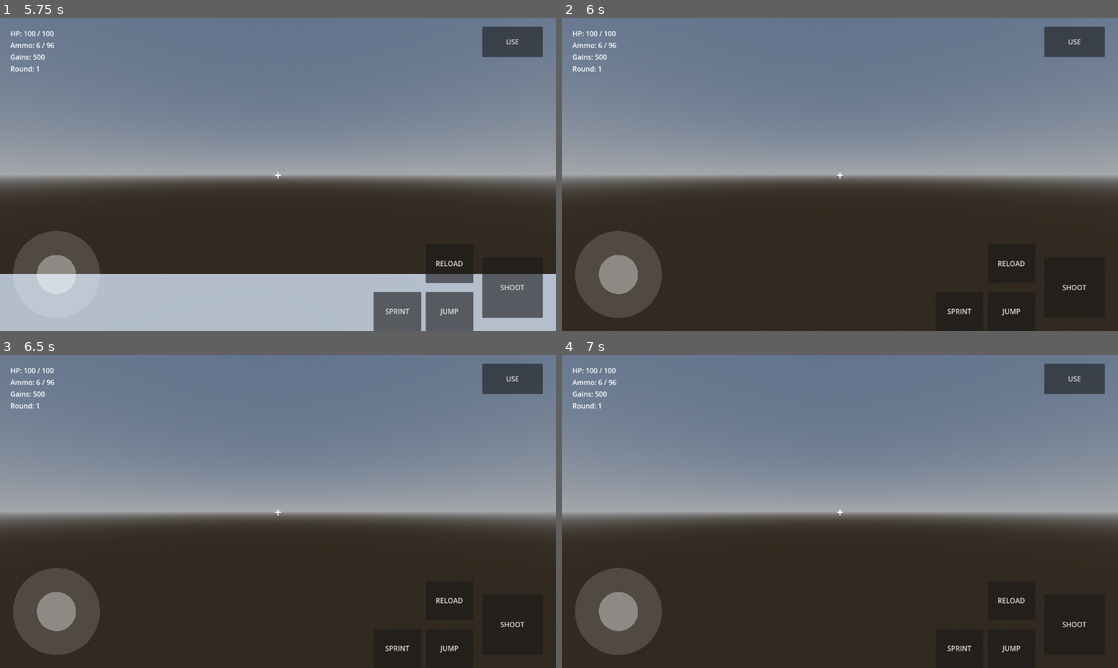
Above: before the commit, frames 1-4 (two rows, left to right).
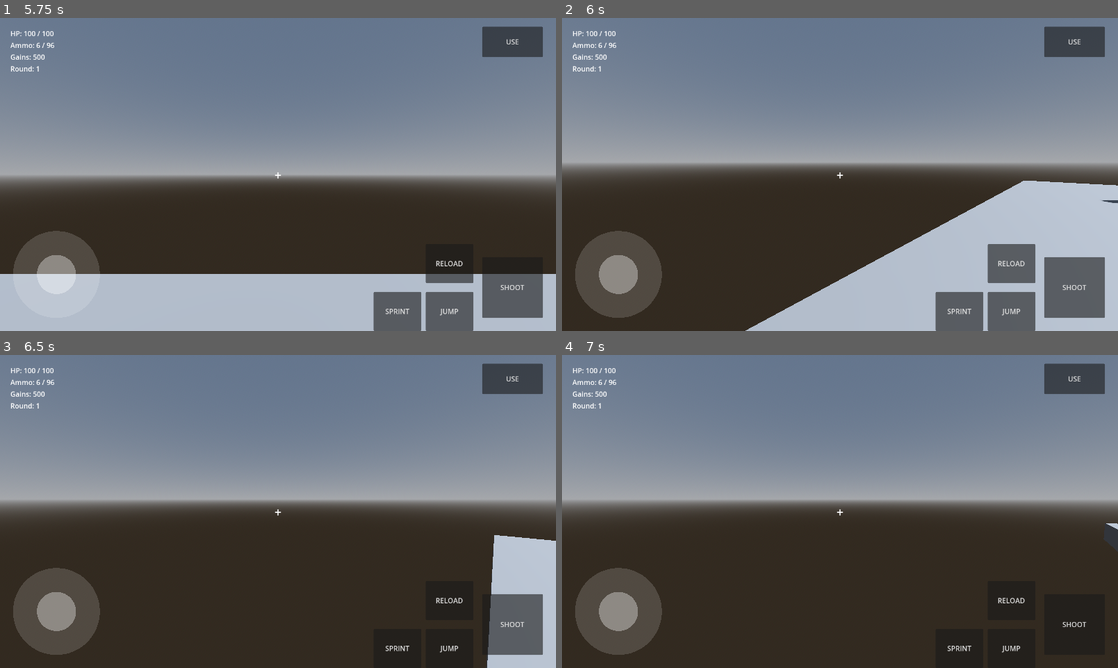
Above: after the commit, the same moments.

Repository: nateomach1-debug/jacked-undead
Game: Godot game, scene res://scenes/main/main.tscn
The game is run twice, just before and just after one commit, with the same random seed, the same clock (stepped at 60 frames per second) and the same inputs.
Inputs (mouse positions are in pixels of both pictures, inside the frame that each line leads up to):
- Up to frame 1 (5.75 s): click "SHOOT" at 0.5 s; click "JUMP" at 1.25 s; move the mouse to (272, 180) at 2.02 s; hold F (interact) 2.03-2.78 s; hold W (move_forward) 2.03-4.28 s; tap Space (jump) at 2.27, 3.02, 4.52, 5.27 s; move the mouse to (316, 177) at 2.77 s; click (316, 177) at 2.85 s; move the mouse to (233, 171) at 3.52 s; hold Ctrl (sprint) 3.53-4.28 s; move the mouse to (283, 174) at 4.27 s; hold A (move_left) 4.28-5.03 s; tap F (interact) at 4.35 s; move the mouse to (255, 168) at 5.02 s; press the mouse at (255, 168) at 5.03 s; hold W (move_forward) from 5.03 s (still down)
- Up to frame 2 (6 s): keep holding W (move_forward); move the mouse to (867, 174) at 5.77 s; release the mouse at (867, 174) at 5.78 s; tap Ctrl (sprint) at 5.85 s
- Up to frame 3 (6.5 s): keep holding W (move_forward); tap Space (jump) at 6.02 s
- Up to frame 4 (7 s): keep holding W (move_forward); move the mouse to (812, 511) at 6.52 s; hold F (interact) from 6.53 s (still down)

Frame 1 is identical in both runs. In frame 2, 27% of the frame differs, in the area x 0-100%, y 46-100%; in frame 3, 12%; in frame 4, 7.1%.
Error before the commit: Invalid assignment of property or key 'touch_move_vector' with value of type 'Vector2' on a base object of type 'CharacterBody3D (player_controller.gd)'. (res:…

Commit message:
Implement touch controls for player movement and camera
Added touch control support for movement and camera look.

Diff:
--- a/scripts/player/player_controller.gd
+++ b/scripts/player/player_controller.gd
@@ -21,6 +21,10 @@
 
 var max_health: float = base_max_health
 var current_health: float = base_max_health
+
+# Set every frame by touch_controls.gd from the on-screen joystick.
+# Vector2.ZERO means "no touch joystick input" -- keyboard/gamepad is used instead.
+var touch_move_vector: Vector2 = Vector2.ZERO
 
 # --- Supplement (perk) state ---
 var damage_multiplier: float = 1.0      # TRT
@@ -40,7 +44,8 @@
 
 func _ready() -> void:
 	add_to_group("player")
-	Input.mouse_mode = Input.MOUSE_MODE_CAPTURED
+	if not OS.has_feature("mobile"):
+		Input.mouse_mode = Input.MOUSE_MODE_CAPTURED
 	max_health = base_max_health
 	current_health = max_health
 	health_changed.emit(current_health, max_health)
@@ -59,15 +64,19 @@
 
 func _unhandled_input(event: InputEvent) -> void:
 	if event is InputEventMouseMotion:
-		rotate_y(-event.relative.x * MOUSE_SENSITIVITY)
-		camera.rotate_x(-event.relative.y * MOUSE_SENSITIVITY)
-		camera.rotation.x = clamp(camera.rotation.x, deg_to_rad(-89), deg_to_rad(89))
+		apply_look_delta(event.relative, MOUSE_SENSITIVITY)
 
 	if event.is_action_pressed("interact"):
 		_try_interact()
 
 	if event.is_action_pressed("reload"):
 		_reload()
+
+
+func apply_look_delta(delta: Vector2, sensitivity: float = MOUSE_SENSITIVITY) -> void:
+	rotate_y(-delta.x * sensitivity)
+	camera.rotate_x(-delta.y * sensitivity)
+	camera.rotation.x = clamp(camera.rotation.x, deg_to_rad(-89), deg_to_rad(89))
 
 
 func _physics_process(delta: float) -> void:
@@ -87,8 +96,13 @@
 		Input.get_action_strength("move_right") - Input.get_action_strength("move_left"),
 		Input.get_action_strength("move_back") - Input.get_action_strength("move_forward")
 	)
-	var direction := (transform.basis * Vector3(input_dir.x, 0, input_dir.y)).normalized()
-
+	if touch_move_vector.length() > 0.01:
+		input_dir = touch_move_vector
+
+	var raw_dir := Vector3(input_dir.x, 0, input_dir.y)
+	if raw_dir.length() > 1.0:
+		raw_dir = raw_dir.normalized()
+	var direction := transform.basis * raw_dir
 	var speed := base_walk_speed * speed_multiplier
 	if Input.is_action_pressed("sprint"):
 		speed *= base_sprint_multiplier
